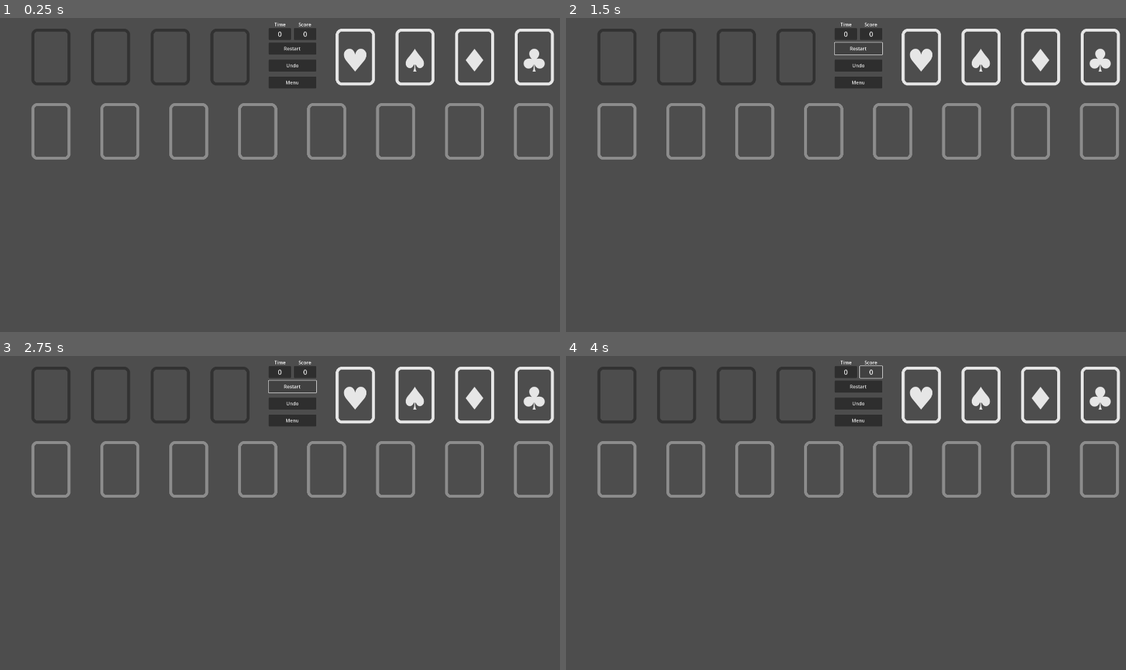
Above: before the commit, frames 1-4 (two rows, left to right).
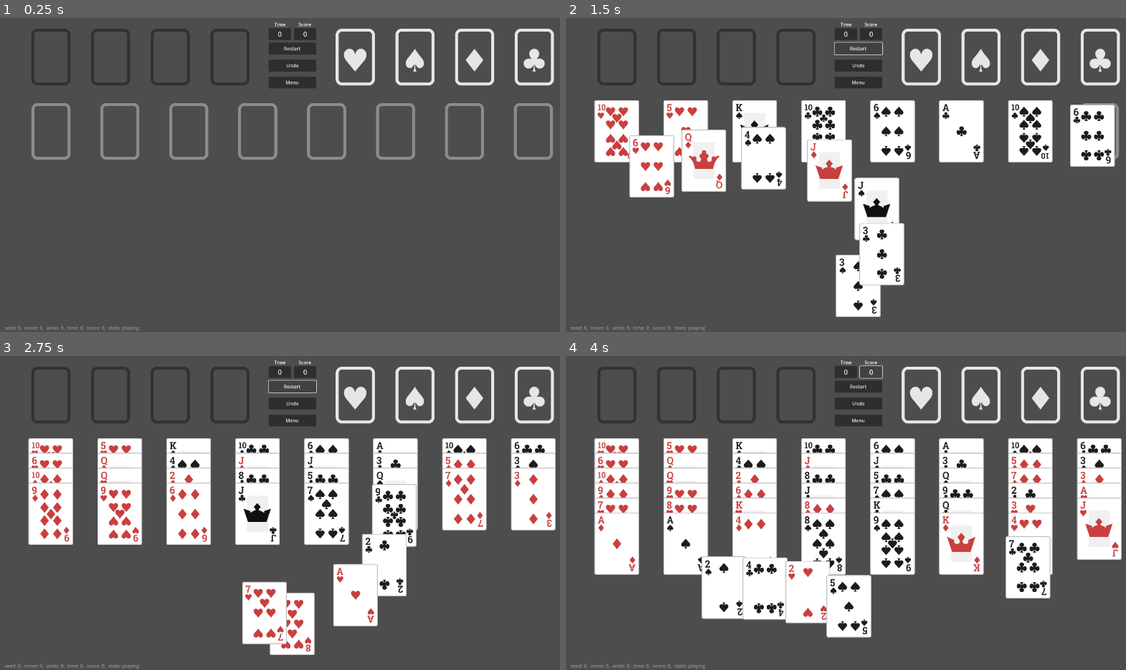
Above: after the commit, the same moments.

Repository: emabrey/card-framework
Game: Godot game, scene res://freecell/scenes/main_game/freecell_game.tscn
The game is run twice, just before and just after one commit, with the same random seed, the same clock (stepped at 60 frames per second) and the same inputs.
Inputs:
- Up to frame 1 (0.25 s): no input
- Up to frame 2 (1.5 s): click "Restart" at 0.5 s; click "Restart" at 1.25 s
- Up to frame 3 (2.75 s): click "Restart" at 2 s
- Up to frame 4 (4 s): click "0" at 2.75 s; click "0" at 3.5 s

The runs differ from the first frame. In frame 1, 0.1% of the frame differs, in the area x 0-25%, y 98-100%; in frame 2, 21%; in frame 3, 26%; in frame 4, 33%, in the area x 0-100%, y 26-100%.
Error before the commit: Parse Error: Identifier "RecordManager" not declared in the current scope. (res://freecell/scenes/main_game/freecell_game.gd:299)

Commit message:
feat: implement running game info management and record saving

Diff:
--- a/freecell/scenes/local_db/record_manager.gd
+++ b/freecell/scenes/local_db/record_manager.gd
@@ -1,10 +1,13 @@
 extends Node
 
 const RECORDS_PATH = "user://record_table.json"
+const CURRENT_GAME_INFO_PATH = "user://current_game_info.json"
 var record_table: Dictionary = {}
+var running_game: Dictionary = {}
 
 func _ready():
 	load_table()
+	check_running_game_info()
 	print("table: %s" % JSON.stringify(record_table, "  "))
 
 
@@ -45,8 +48,11 @@
 		"game_state": game_state
 	}
 
+	print("save_record[%s]: %s" % [record_id, JSON.stringify(record_table, "  ")])
+
 	record_table[record_id] = record
 	save_table()
+	remove_running_game_info()
 
 
 func generate_unique_id() -> String:
@@ -77,3 +83,50 @@
 func remove_all():
 	record_table = {}
 	save_table()
+
+
+func save_running_game_info(game_seed: int, move_count: int, undo_count: int, game_time: int, score: int, game_state: FreecellGame.GameState):
+	if game_state == FreecellGame.GameState.LOSE:
+		return
+
+	var game_info = {
+		"game_date": Time.get_datetime_dict_from_system(),
+		"game_seed": game_seed,
+		"move_count": move_count,
+		"undo_count": undo_count,
+		"game_time": game_time,
+		"score": score,
+		"game_state": game_state
+	}
+	var json_str = JSON.stringify(game_info)
+	var file = FileAccess.open(CURRENT_GAME_INFO_PATH, FileAccess.WRITE)
+	file.store_string(json_str)
+	file.close()
+
+
+func check_running_game_info():
+	if FileAccess.file_exists(CURRENT_GAME_INFO_PATH):
+		var file = FileAccess.open(CURRENT_GAME_INFO_PATH, FileAccess.READ)
+		var content = file.get_as_text()
+		file.close()
+
+		var parsed = JSON.parse_string(content)
+		if parsed != null:
+			var game_info = parsed
+			if game_info.has('game_seed'):
+				make_record(game_info['game_seed'],
+					game_info['move_count'],
+					game_info['undo_count'],
+					game_info['game_time'],
+					game_info['score'],
+					FreecellGame.GameState.LOSE)
+		else:
+			push_error("Failed to parse JSON: %s" % parsed.error_string)
+
+
+func remove_running_game_info():
+	var game_info = {}
+	var json_str = JSON.stringify(game_info)
+	var file = FileAccess.open(CURRENT_GAME_INFO_PATH, FileAccess.WRITE)
+	file.store_string(json_str)
+	file.close()
--- a/freecell/scenes/main_game/freecell_game.gd
+++ b/freecell/scenes/main_game/freecell_game.gd
@@ -479,6 +479,7 @@
 			text += ",  state: playing"
 
 	information.text = text
+	RecordManager.save_running_game_info(game_seed, move_count, undo_count, elapsed_time, score, game_state)
 
 
 func _show_result_popup(
--- a/project.godot
+++ b/project.godot
@@ -18,6 +18,7 @@
 
 CardFrameworkSignalBus="*res://card_framework/card_framework_signal_bus.gd"
 Util="*res://card_framework/util.gd"
+RecordManager="*res://freecell/scenes/local_db/record_manager.gd"
 
 [display]
 
